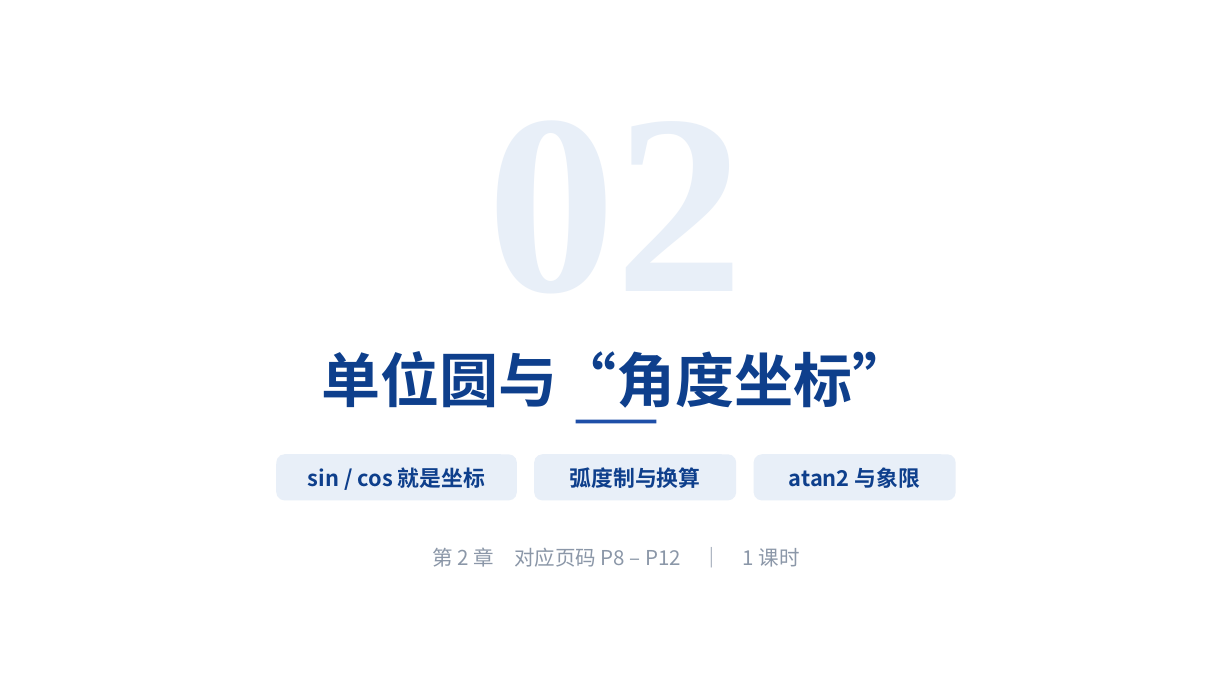
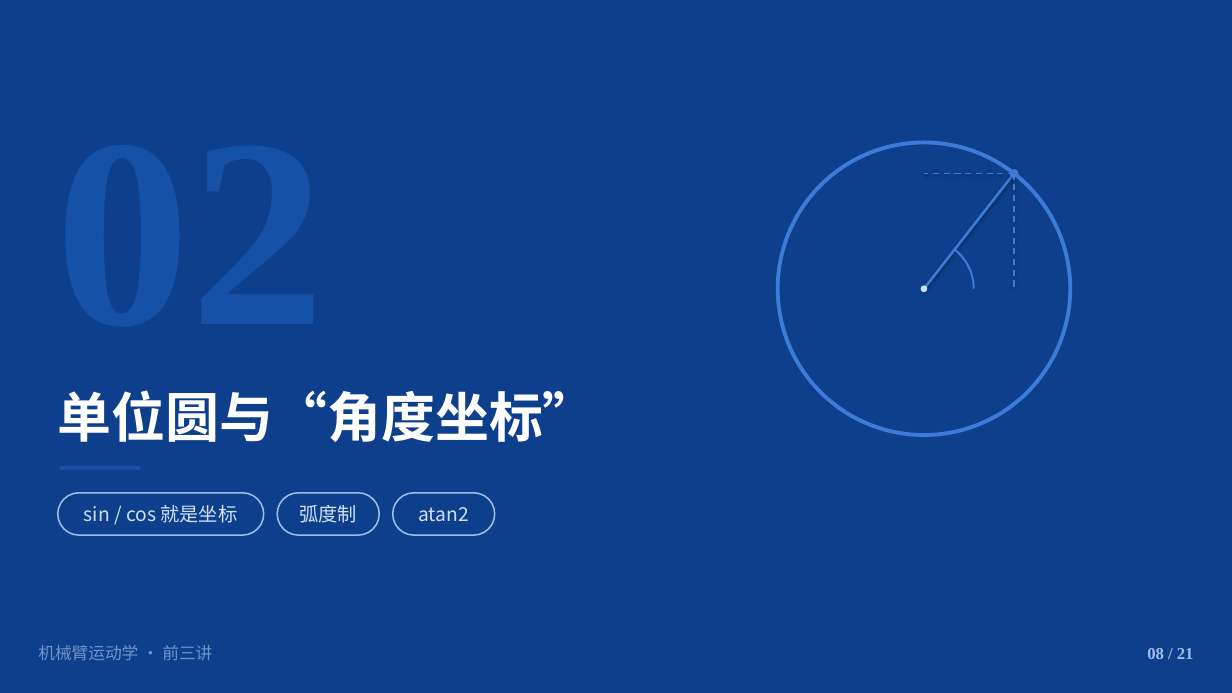
Before and after one commit to AlionFan/arm-kinematics-course, a slide deck: slide 8 of ppt/机械臂运动学-前三讲/机械臂运动学-前三讲.pptx. Drawn at 1232x693 pixels with LibreOffice and Linux fonts; fonts in the diff are those of the drawing. Boxes give left, top, right and bottom in pixels: in the first picture for what was removed or moved away, otherwise in the second. Text is boxed around its words. In the diff, an @@ line names an element or a change of style, - is before the commit and + after.

Commit message:
feat(ppt): 讲课 PPT 改为「以图为主、文字为辅、解释进备注」（v2 图像版）
PPT 改版
- 21 页全部重绘为原生矢量图形（圆/连线/箭头/弧/圆环/曲线），可在 PPT 内继续编辑
- 每页只留 标题 + 图上标注 + 至多一行公式；正文段落压到 ≤40 字
- 解释性文字全部移入演讲者备注，21/21 页带备注，每页 193–514 字（约 2–4 分钟口播）
- 页型交替：标准页（白底+蓝标题条）与 Hero 深色页（封面、3 张扉页、P9/P15/P18），Hero 占 28.6%
- 新增关键图：6 关节表盘阵列、双空间对照、UR5/R1 可达区间数轴、单位圆投影、
  角度/弧度半圆刻度、atan2 四象限、θ2 相对角、2R 向量相加、三级阶梯、可达圆环（真实比例+局部放大）、r–θ2 曲线
- 修正内容勘误：R1 可达区间「完全被」UR5 包含；扫掠 θ2 时 r 严格单调减小且与 θ1 无关

讲义增强
- 三份 Word 讲义各内嵌与 PPT 同源的配图（M1 一张、M2 一张、M3 两张），宽度 13.97 cm 贴合版心
- 插入方式为 <img> + 独立说明段（转换器对 <figure>/<figcaption> 会拍平进上一段）
- 三份排版 HTML 重新通过 html-review 6 维度门禁，均 score 100 / passed

工程配套
- 新增 preview.py：无 Office 环境下解析 PPTX 形状 XML（含 freeform custGeom、连接符 flip、
  donut adj）用 Pillow 重绘成位图，用于目检
- 新增 check.py：越界 / 文本溢出 / 压页脚 / 备注完整性自检，结果 0 问题
- 新增 figures.py（配图生成）、redo_figs.py（配图注入讲义）
- 移除从未编译成功的 slidep 设计源 slides/*.slide（引擎不可用，已由 build_pptx.py 取代）
- STORY.md 重写为 v2 叙事与设计稿；.gitignore 忽略 preview/ 与 figures.pptx

```diff
--- a/ppt/机械臂运动学-前三讲/机械臂运动学-前三讲.pptx
+++ b/ppt/机械臂运动学-前三讲/机械臂运动学-前三讲.pptx
@@ rectangle added at bbox=[0, 0, 1232, 693], fill #0E3F8C @@
@@ ellipse added at bbox=[778, 142, 1071, 435], outline #3D7BD9 3 pt @@
@@ line added from (924, 288) to (1014, 174), #3D7BD9 2 pt @@
@@ line added from (1014, 174) to (924, 174), #3D7BD9 1.2 pt dashed @@
@@ ellipse added at bbox=[1010, 169, 1019, 177], fill #3D7BD9 @@
@@ line added from (1014, 174) to (1014, 288), #3D7BD9 1.2 pt dashed @@
@@ freeform shape added at bbox=[955, 250, 974, 288], outline #3D7BD9 1.6 pt @@
@@ ellipse added at bbox=[921, 286, 927, 292], fill #CFE0F5 @@
@@ text "单位圆与“角度坐标”": place and size @@
-text "单位圆与“角度坐标”" at bbox=[321, 351, 911, 408]
+text "单位圆与“角度坐标”" at bbox=[58, 390, 597, 442]
@@ text "单位圆与“角度坐标”" at bbox=[58, 390, 597, 442]: size 46 to 42 pt, text colour #0E3F8C to #FFFFFF; alignment centre to left @@
@@ rectangle: place and size @@
-rectangle at bbox=[576, 420, 657, 423]
+rectangle at bbox=[60, 466, 141, 470]
@@ text "sin / cos 就是坐标": place and size @@
-text "sin / cos 就是坐标" at bbox=[308, 467, 485, 488]
+text "sin / cos 就是坐标" at bbox=[84, 505, 237, 523]
@@ text "sin / cos 就是坐标" at bbox=[84, 505, 237, 523]: size 17 to 15 pt, text colour #0E3F8C to #CFE0F5, bold off @@
@@ rounded rectangle: place and size @@
-rounded rectangle at bbox=[276, 455, 517, 501]
+rounded rectangle at bbox=[57, 493, 263, 535]
@@ rounded rectangle: place and size @@
-rounded rectangle at bbox=[534, 455, 737, 501]
+rounded rectangle at bbox=[277, 493, 379, 535]
@@ text at bbox=[299, 505, 357, 523]: text changed; size 17 to 15 pt; text colour #0E3F8C to #CFE0F5; bold off @@
-弧度制与换算
+弧度制
@@ fill #E8EFF8 to none; outline none to #9FBEE6 1.2 pt; proportions changed in 3 elements at bbox=[57, 493, 263, 535], bbox=[277, 493, 379, 535], bbox=[393, 493, 494, 535] @@
@@ rounded rectangle: place and size @@
-rounded rectangle at bbox=[754, 455, 957, 501]
+rounded rectangle at bbox=[393, 493, 494, 535]
@@ text at bbox=[418, 507, 469, 521]: text changed; size 17 to 15 pt; text colour #0E3F8C to #CFE0F5; bold off @@
-atan2 与象限
+atan2
@@ text removed at bbox=[432, 548, 800, 567] @@
-第 2 章 对应页码 P8 – P12 ｜ 1 课时
@@ text added at bbox=[38, 645, 212, 660], 13 pt, text #6E95C8 @@
+机械臂运动学 · 前三讲
@@ text added at bbox=[1147, 648, 1194, 659], 13 pt, text #9FBEE6, bold @@
+08 / 21
```
Also in this commit, not shown: 6 other slides changed, 14 slides added, 14 slides removed, 35 other files.
